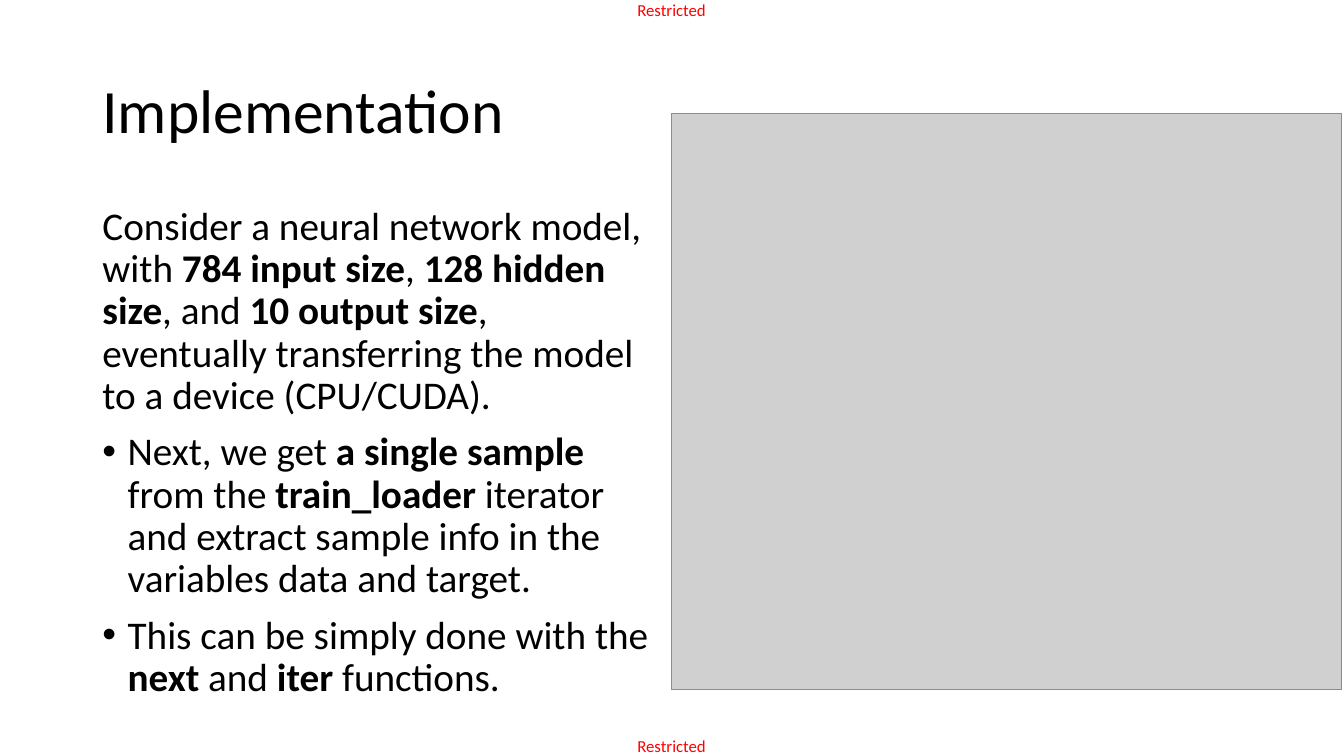
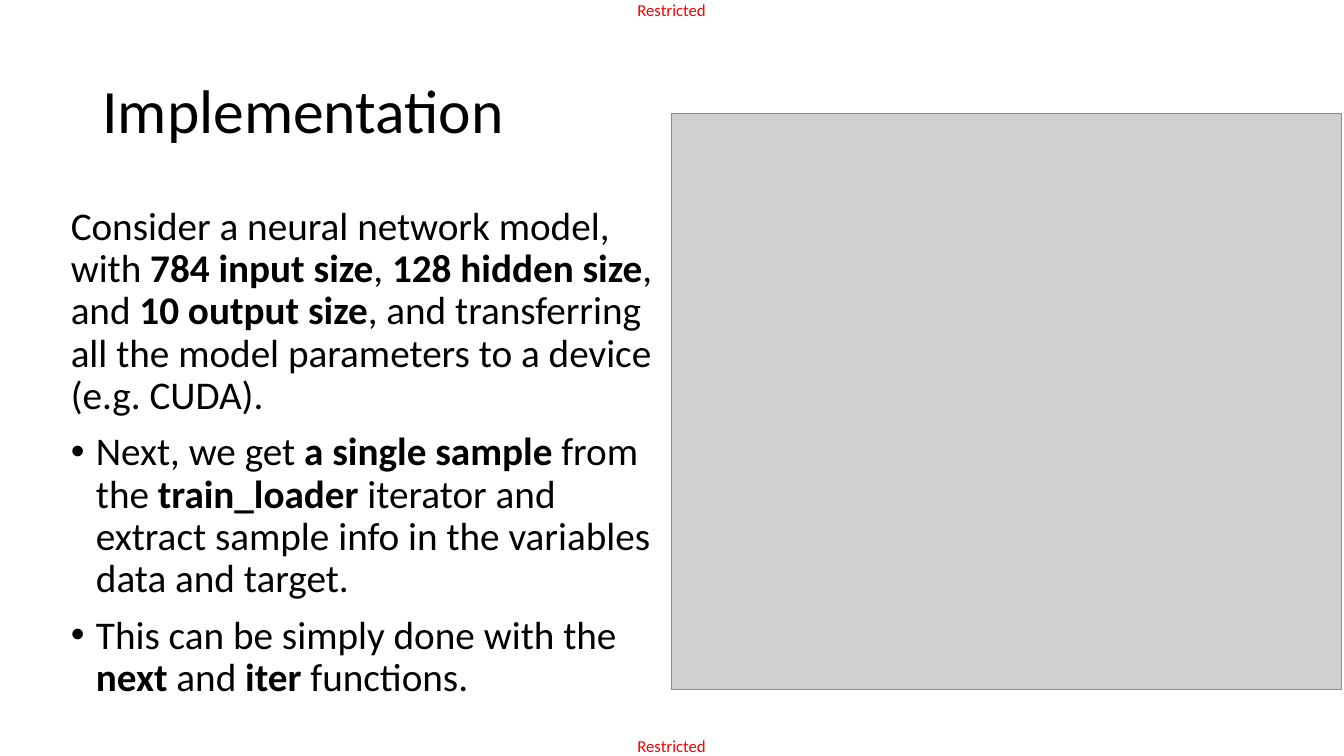
Before and after one commit to matthieudemari/SUTD_DL_50_039, a slide deck: slide 36 of W3/3. W3S3 final/W3S3.pptx (slide 35 before the commit). Drawn at 1344x756 pixels with LibreOffice and Linux fonts; fonts in the diff are those of the drawing; grey boxes stand for pictures. Boxes give left, top, right and bottom in pixels: in the first picture for what was removed or moved away, otherwise in the second. Text is boxed around its words. In the diff, an @@ line names an element or a change of style, - is before the commit and + after.

```diff
--- a/W3/3. W3S3 final/W3S3.pptx
+++ b/W3/3. W3S3 final/W3S3.pptx
@@ text "Consider a neural network model, ...": place and size @@
-text "Consider a neural network model, ..." at <box>102,212,648,692</box>
+text "Consider a neural network model, ..." at <box>71,212,653,692</box>
@@ text at <box>71,212,653,416</box>: text changed @@
-Consider a neural network model, with 784 input size, 128 hidden size, and 10 output size, eventually transferring the model to a device (CPU/CUDA).
+Consider a neural network model, with 784 input size, 128 hidden size, and 10 output size, and transferring all the model parameters to a device (e.g. CUDA).
```
Also in this commit, not shown: 16 other slides changed, 2 slides added, 6 slides removed, 3 other files.
